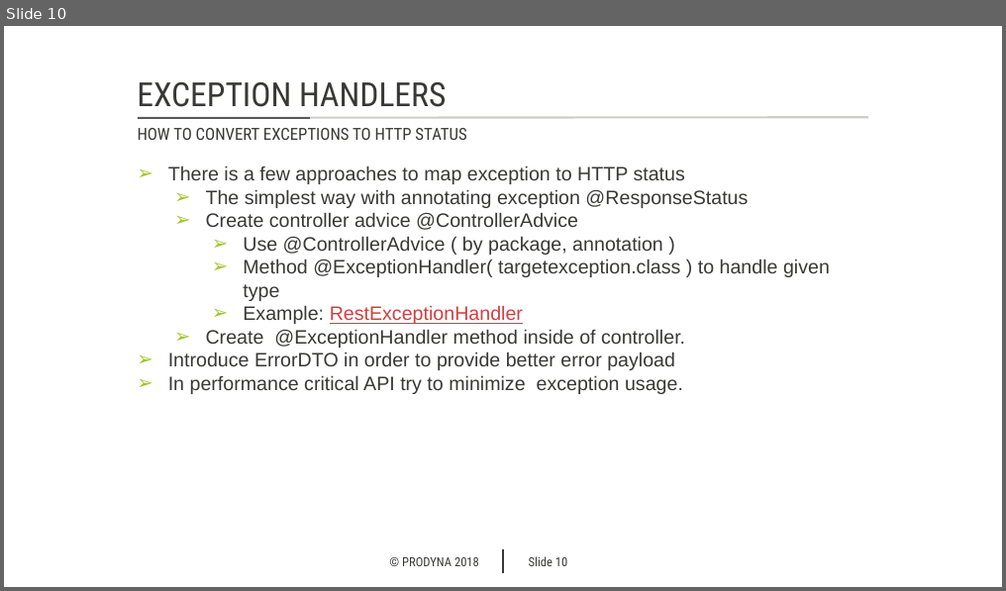
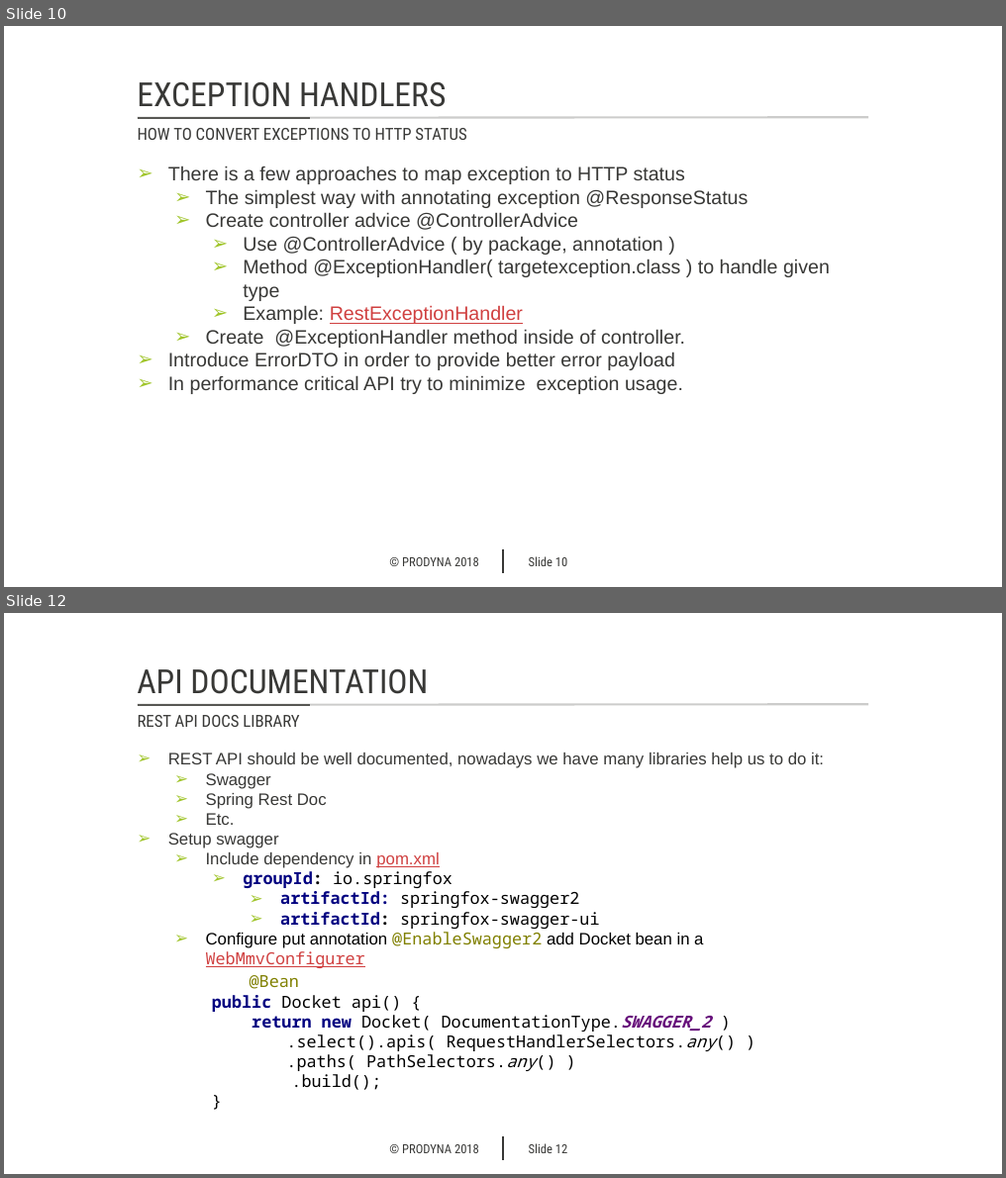
Before and after one commit to markojevtic/spring-boot-workshop, a slide deck: documentation/Spring_HATEOAS.pptx. Shown one above the other, each under a label of ours: slide 10 before the commit, slides 10 and 12 after it; the slides between them are not shown. The pictures are 1006x591 and 1006x1178 pixels, drawn with LibreOffice and Linux fonts; fonts in the diff are those of the drawing; background and template pictures are left out. Boxes give left, top, right and bottom in pixels: in the first picture for what was removed or moved away, otherwise in the second. Text is boxed around its words. In the diff, an @@ line names an element or a change of style, - is before the commit and + after.

Commit message:
spring hateoas documantation with swagger

```diff
--- a/documentation/Spring_HATEOAS.pptx
+++ b/documentation/Spring_HATEOAS.pptx
@@ slide 12 added at bbox=[4, 613, 1002, 1174], background #FFFFFF; not listed: 5 template elements that a slide beside it also shows @@
@@ text added at bbox=[137, 669, 428, 694], 24 pt, text #383836 @@
+API DOCUMENTATION
@@ text added at bbox=[138, 715, 299, 727], 12 pt, text #383836 @@
+REST API DOCS LIBRARY
@@ text added at bbox=[168, 753, 824, 1090], 12 pt, text #000000 @@
+➢ REST API should be well documented, nowadays we have many libraries help us to do it:
+  ➢ Swagger
+  ➢ Spring Rest Doc
+  ➢ Etc.
+➢ Setup swagger
+  ➢ Include dependency in pom.xml
+    ➢ groupId: io.springfox
+      ➢ artifactId: springfox-swagger2
+      ➢ artifactId: springfox-swagger-ui
+  ➢ Configure put annotation @EnableSwagger2 add Docket bean in a WebMmvConfigurer
+  @Bean
+    public Docket api() {
+    return new Docket( DocumentationType.SWAGGER_2 )
+    .select().apis( RequestHandlerSelectors.any() )
+    .paths( PathSelectors.any() )
+    .build();
+    }
```
Also in this commit, not shown: 1 slide changed, 1 other slide added, 5 other files.
